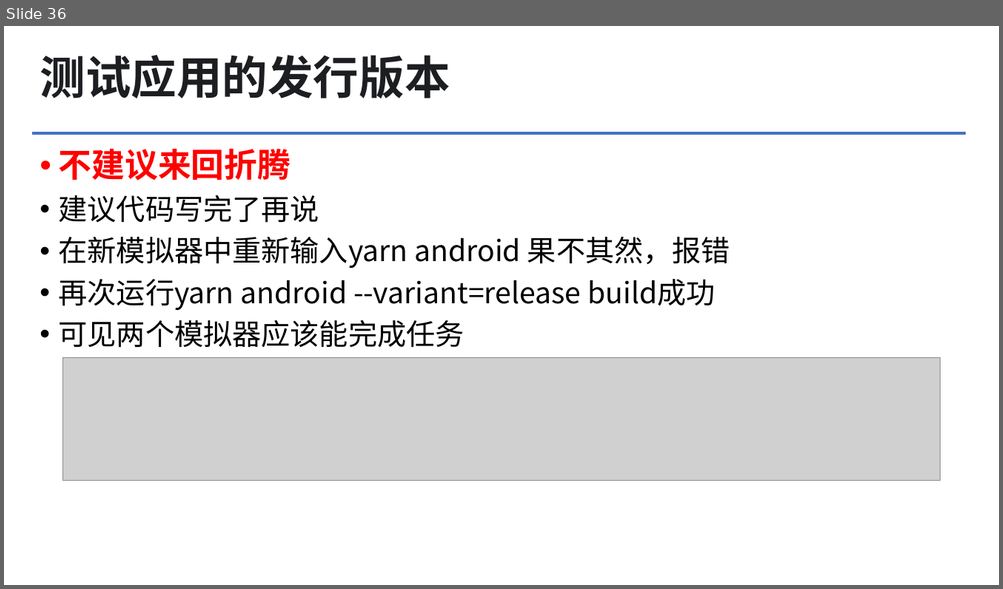
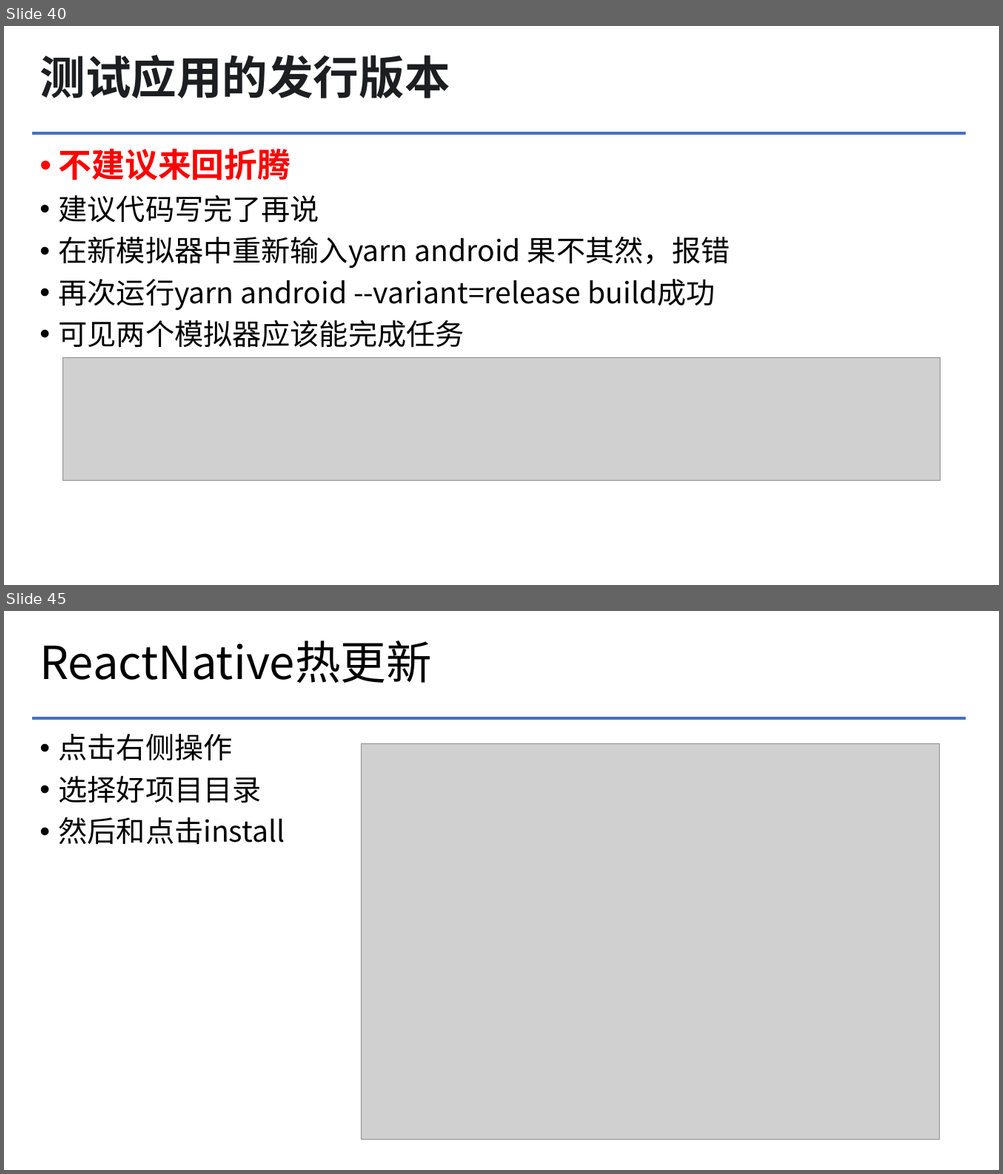
Before and after one commit to greatgu99/myApp, a slide deck: 文档/ReactNative项目入门.pptx. Shown one above the other, each under a label of ours: slide 36 before the commit, slides 40 and 45 after it; the slides between them are not shown. The pictures are 1003x589 and 1003x1174 pixels, drawn with LibreOffice and Linux fonts; fonts in the diff are those of the drawing; grey boxes stand for pictures; background and template pictures are left out. Boxes give left, top, right and bottom in pixels: in the first picture for what was removed or moved away, otherwise in the second. Text is boxed around its words. In the diff, an @@ line names an element or a change of style, - is before the commit and + after.

```diff
--- a/文档/ReactNative项目入门.pptx
+++ b/文档/ReactNative项目入门.pptx
@@ slide 45 added at (x1=4, y1=611, x2=999, y2=1170), background #FFFFFF; not listed: 1 template element that a slide beside it also shows @@
@@ title added at (x1=40, y1=641, x2=432, y2=683), 44 pt, text #000000 @@
+ReactNative热更新
@@ text added at (x1=59, y1=734, x2=285, y2=845), 28 pt, text #000000 @@
+• 点击右侧操作
+• 选择好项目目录
+• 然后和点击install
@@ picture added at (x1=361, y1=743, x2=939, y2=1140) @@
@@ what was slide 36 is now slide 40 @@
```
Also in this commit, not shown: 4 slides changed, 19 other slides added.
